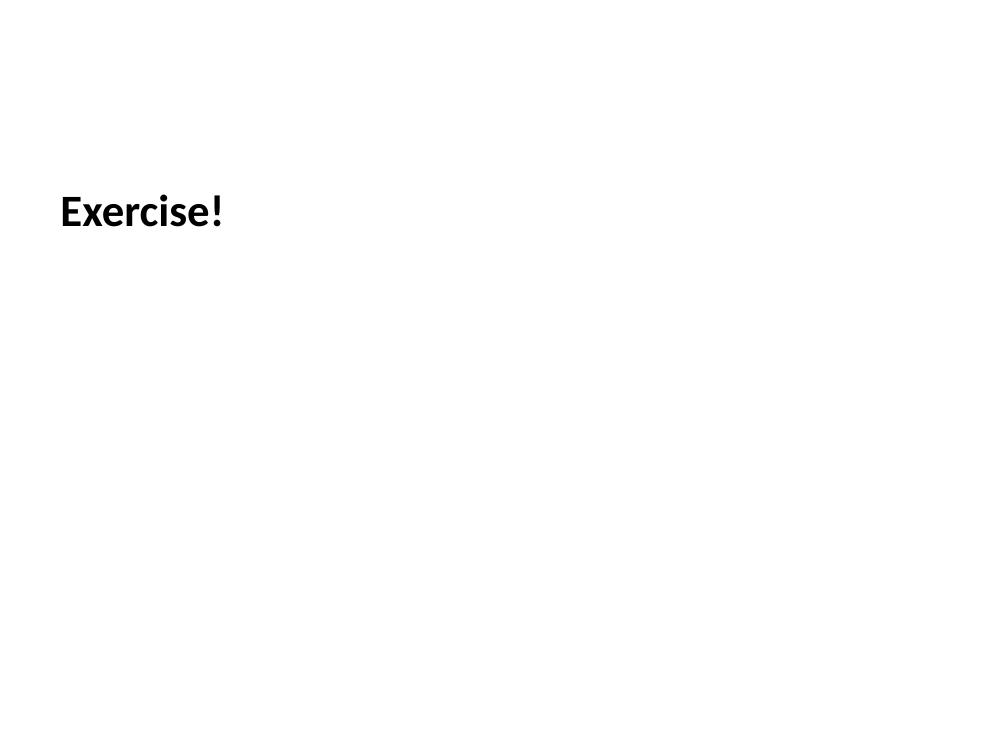
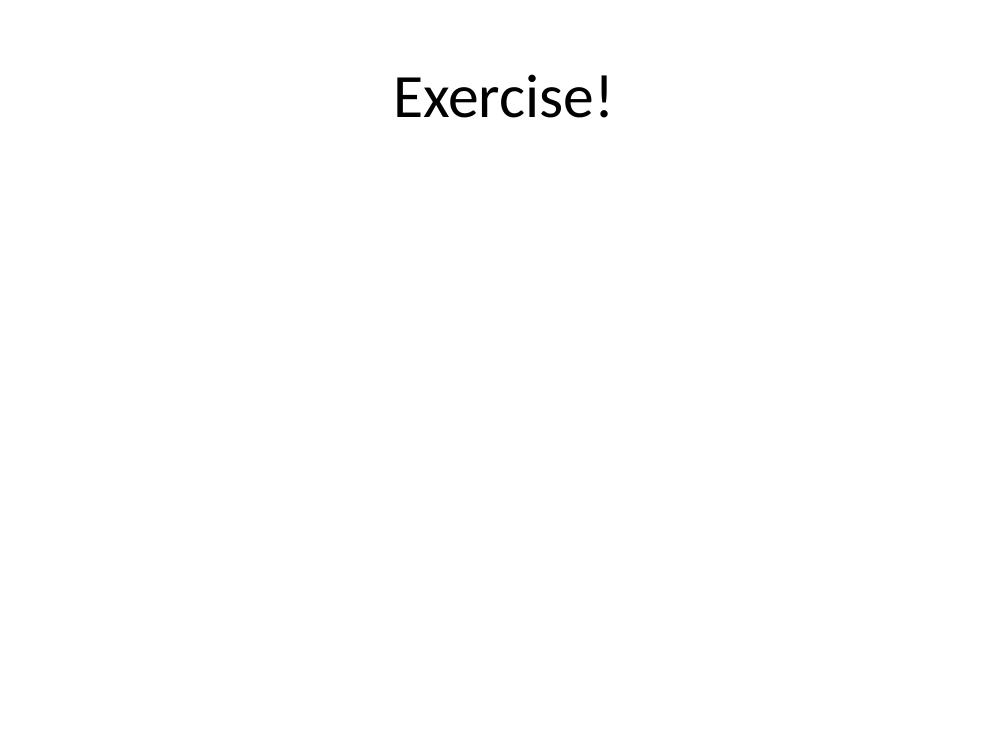
Before and after one commit to edsu/inst326, a slide deck: slide 20 of modules/module03/slides.pptx. Drawn at 1008x756 pixels with LibreOffice and Linux fonts; fonts in the diff are those of the drawing. Boxes give left, top, right and bottom in pixels: in the first picture for what was removed or moved away, otherwise in the second. Text is boxed around its words. In the diff, an @@ line names an element or a change of style, - is before the commit and + after.

```diff
--- a/modules/module03/slides.pptx
+++ b/modules/module03/slides.pptx
@@ title "Exercise!" moved from (x1=60, y1=194, x2=224, y2=227) to (x1=393, y1=74, x2=614, y2=118) @@
@@ title "Exercise!" at (x1=393, y1=74, x2=614, y2=118): size 32 to 44 pt, bold off; alignment left to centre; less space between paragraphs; vertical alignment top to middle @@
```
Also in this commit, not shown: 7 other slides changed, 6 slides added, 2 slides removed, 4 other files.
